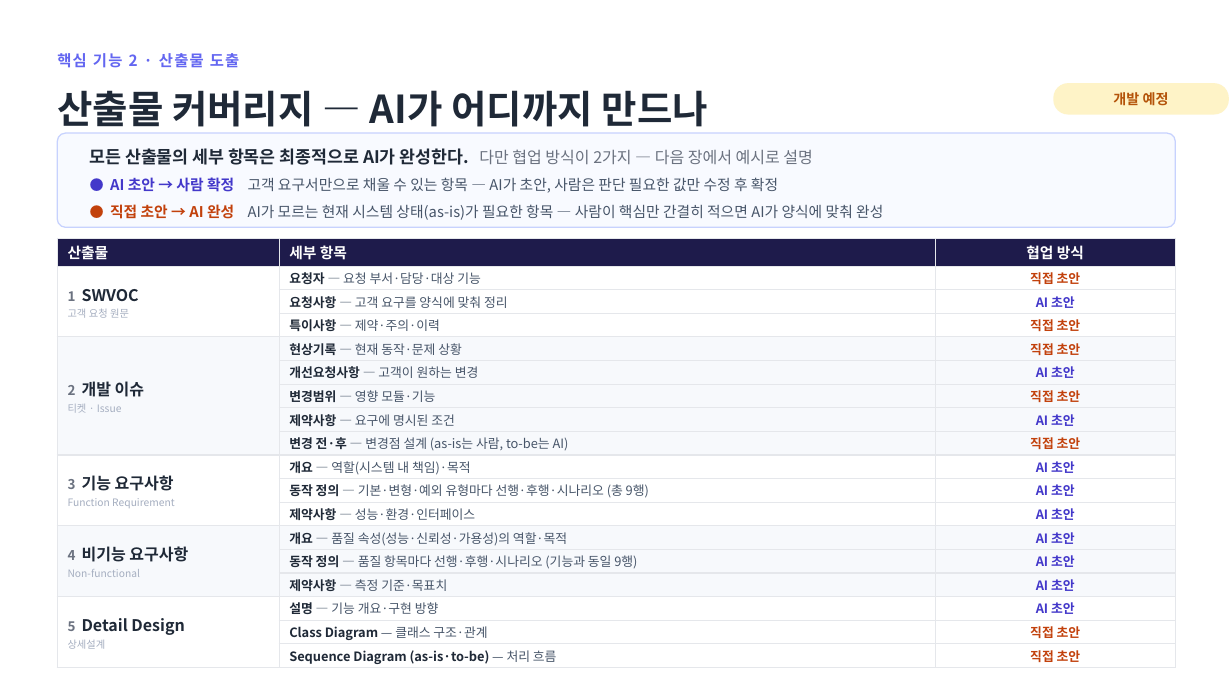
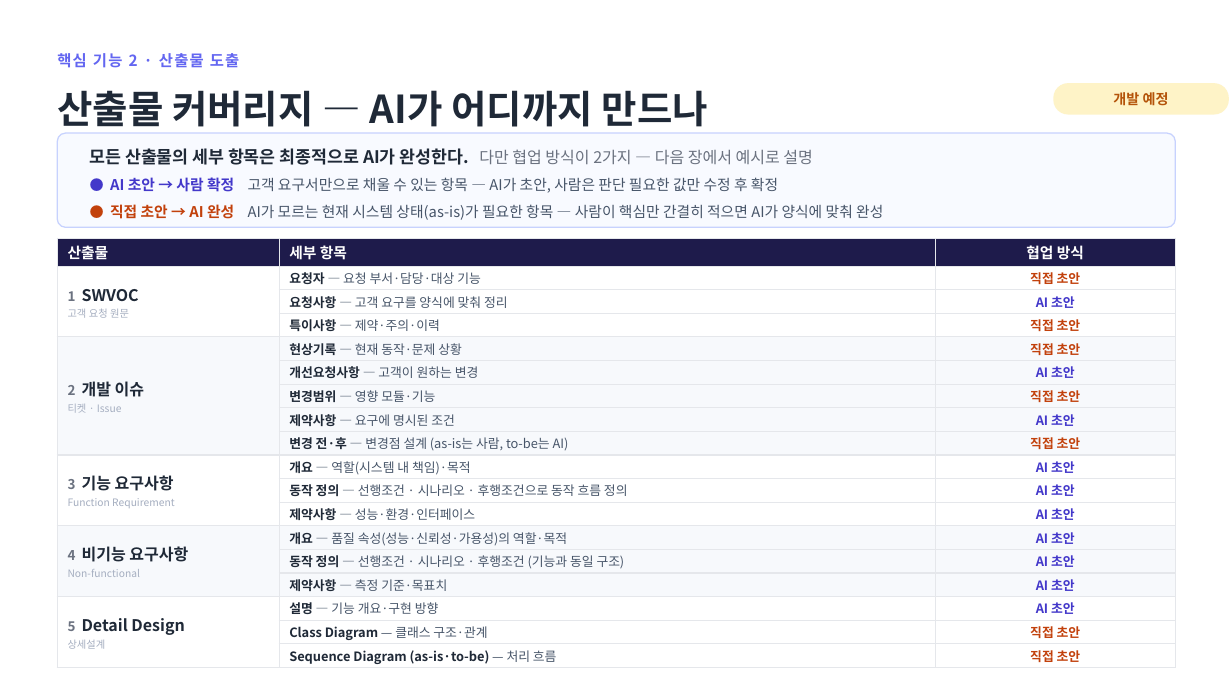
Before and after one commit to jihunhan98/semes-superrookie, a slide deck: slide 11 of docs/진행공유_요구사항자동화.pptx. Drawn at 1232x693 pixels with LibreOffice and Linux fonts; fonts in the diff are those of the drawing. Boxes give left, top, right and bottom in pixels: in the first picture for what was removed or moved away, otherwise in the second. Text is boxed around its words. In the diff, an @@ line names an element or a change of style, - is before the commit and + after.

```diff
--- a/docs/진행공유_요구사항자동화.pptx
+++ b/docs/진행공유_요구사항자동화.pptx
@@ table at box(57, 238, 1176, 668) @@
-row 11, column 2: 동작 정의 — 기본·변형·예외 유형마다 선행·후행·시나리오 (총 9행)
+row 11, column 2: 동작 정의 — 선행조건 · 시나리오 · 후행조건으로 동작 흐름 정의
-row 14, column 2: 동작 정의 — 품질 항목마다 선행·후행·시나리오 (기능과 동일 9행)
+row 14, column 2: 동작 정의 — 선행조건 · 시나리오 · 후행조건 (기능과 동일 구조)
```
Also in this commit, not shown: 2 other slides changed, 2 other files.
